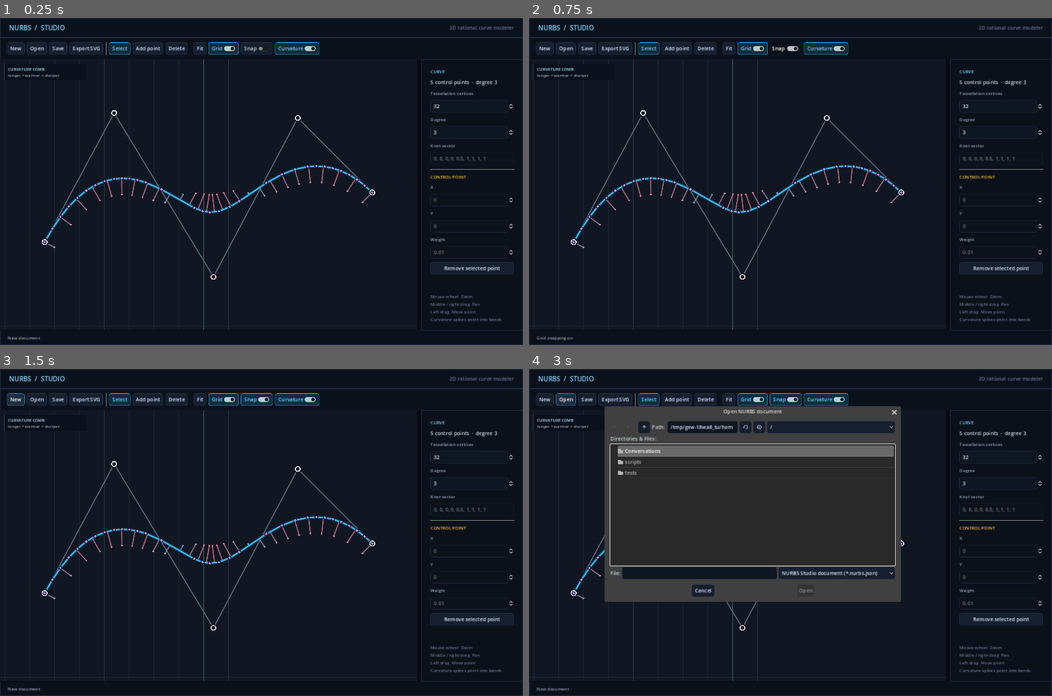
Above: before the commit, frames 1-4 (two rows, left to right).
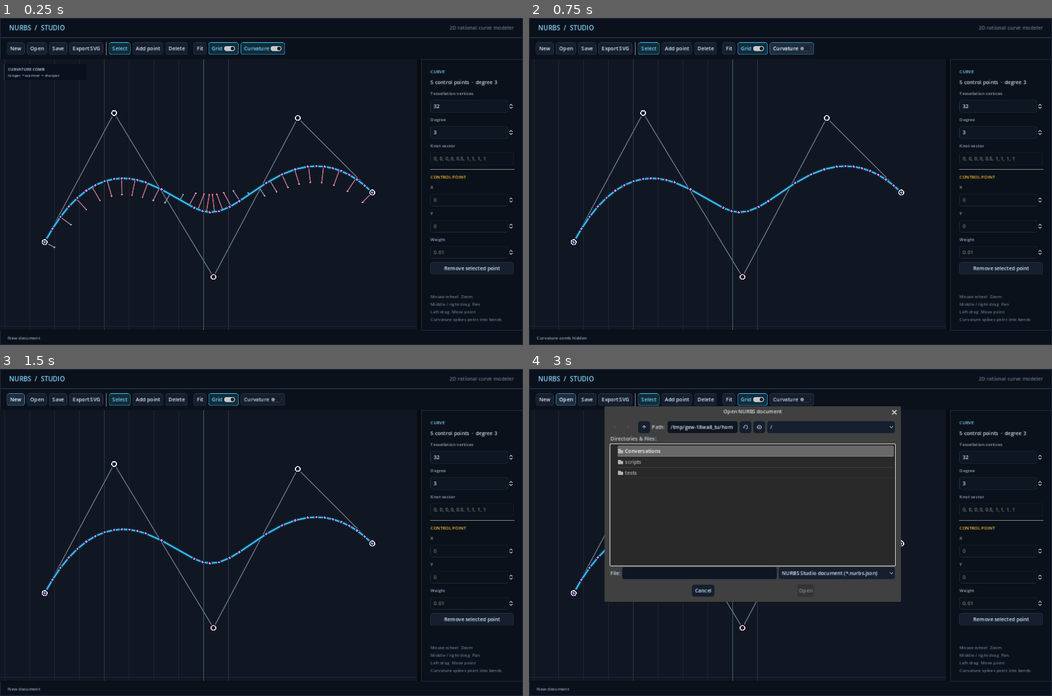
Above: after the commit, the same moments.

Repository: kvu787/CurveModeler
Game: Godot game, scene res://main.tscn
The game is run twice, just before and just after one commit, with the same random seed, the same clock (stepped at 60 frames per second) and the same inputs.
Inputs (mouse positions are in pixels of both pictures, inside the frame that each line leads up to):
- Up to frame 1 (0.25 s): no input
- Up to frame 2 (0.75 s): click (785, 47) at 0.5 s, where only the run before the commit has a clickable "Snap"
- Up to frame 3 (1.5 s): click "New" at 1.25 s
- Up to frame 4 (3 s): click "New" at 2 s; click "Open" at 2.75 s

The runs differ from the first frame. In frame 1, 0.4% of the frame differs, in the area x 46-62%, y 7-12%; in frame 2, 1.0%, in the area x 0-71%, y 7-99%; in frame 3, 0.8%; in frame 4, 0.5%.

Commit message:
Remove grid snapping support

Diff:
--- a/scripts/main.gd
+++ b/scripts/main.gd
@@ -199,11 +199,6 @@
 	grid_toggle.button_pressed = true
 	grid_toggle.toggled.connect(_toggle_grid)
 	row.add_child(grid_toggle)
-	var snap_toggle := CheckButton.new()
-	snap_toggle.text = "Snap"
-	snap_toggle.focus_mode = Control.FOCUS_NONE
-	snap_toggle.toggled.connect(_toggle_snap)
-	row.add_child(snap_toggle)
 	var curvature_toggle := CheckButton.new()
 	curvature_toggle.text = "Curvature"
 	curvature_toggle.focus_mode = Control.FOCUS_NONE
@@ -350,11 +345,6 @@
 	canvas.queue_redraw()
 
 
-func _toggle_snap(value: bool) -> void:
-	canvas.snap_enabled = value
-	status_label.text = "Grid snapping %s" % ("on" if value else "off")
-
-
 func _toggle_curvature(value: bool) -> void:
 	canvas.show_curvature = value
 	canvas.queue_redraw()
--- a/scripts/nurbs_canvas.gd
+++ b/scripts/nurbs_canvas.gd
@@ -31,7 +31,6 @@
 var hover_index := -1
 var zoom := 1.0
 var view_offset := Vector2.ZERO
-var snap_enabled := false
 var grid_size := 50.0
 var show_grid := true
 var show_curvature := true
@@ -329,7 +328,7 @@
 				if point_index >= 0:
 					_dragging_point = true
 			ToolMode.ADD:
-				var new_point := _snap(screen_to_world(event.position))
+				var new_point := screen_to_world(event.position)
 				var insert_index := _nearest_control_segment(event.position) + 1 if curve.control_points.size() >= 2 else -1
 				select_point(curve.add_point(new_point, insert_index))
 				curve_changed.emit()
@@ -348,7 +347,7 @@
 		view_offset += event.relative
 		queue_redraw()
 	elif _dragging_point and selected_index >= 0:
-		curve.control_points[selected_index] = _snap(screen_to_world(event.position))
+		curve.control_points[selected_index] = screen_to_world(event.position)
 		curve_changed.emit()
 		queue_redraw()
 	else:
@@ -394,9 +393,3 @@
 			best_distance = distance
 			best_index = index
 	return best_index
-
-
-func _snap(value: Vector2) -> Vector2:
-	if not snap_enabled:
-		return value
-	return value.snapped(Vector2(grid_size, grid_size))
Not shown, changed: README.md
